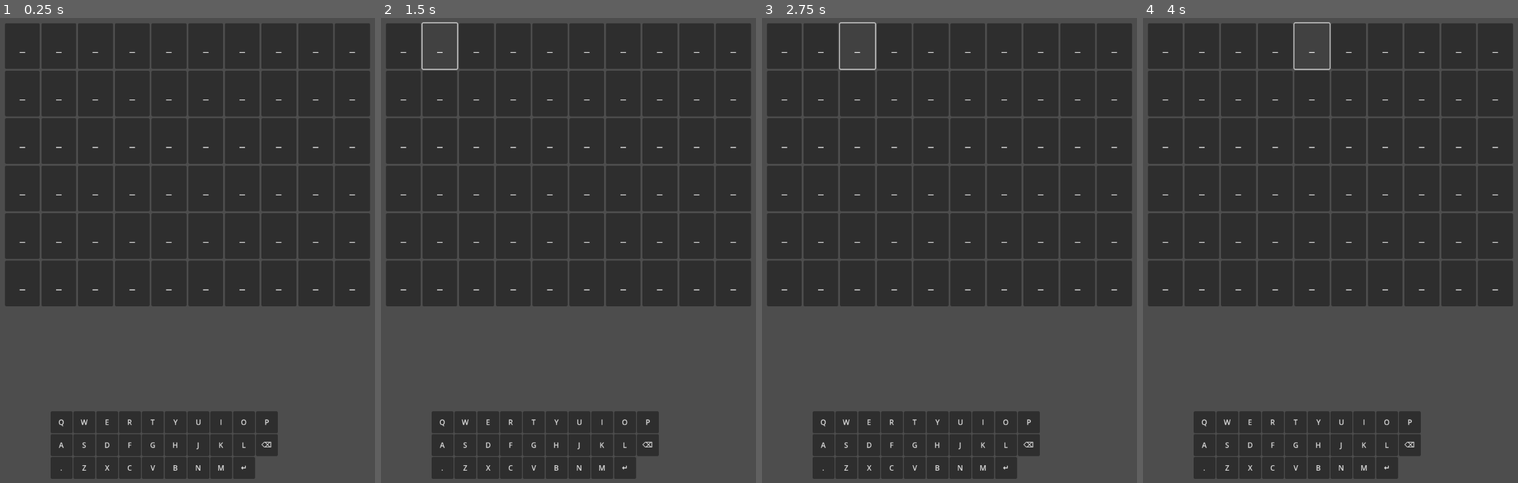
Above: before the commit, frames 1-4 (left to right).
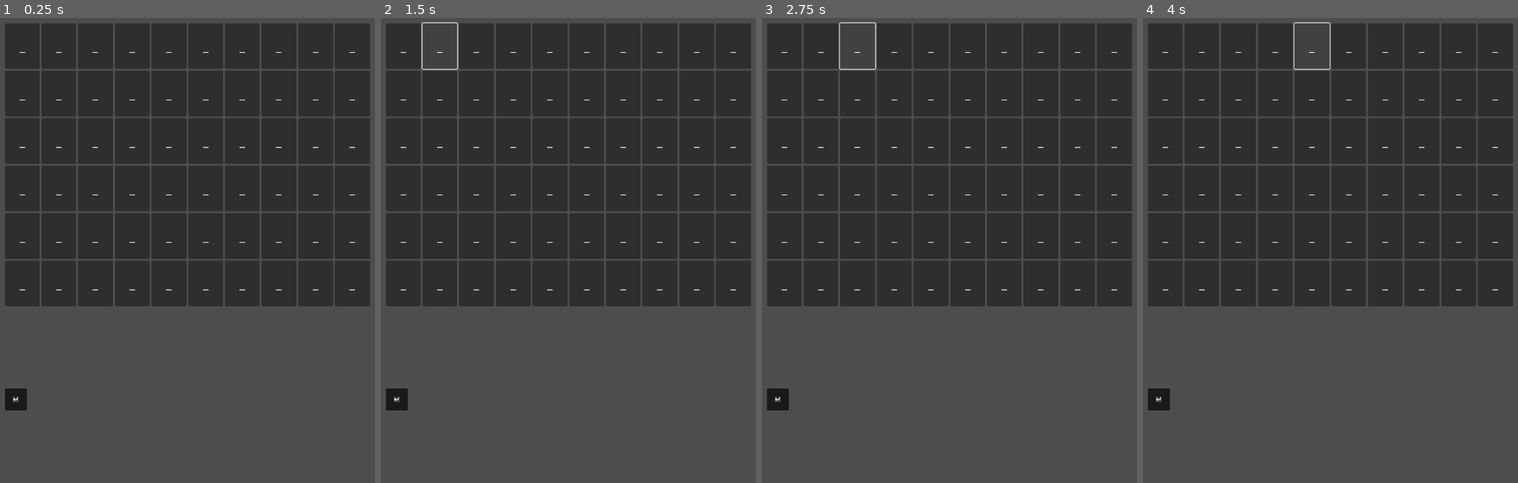
Above: after the commit, the same moments.

Repository: Pitrified/worble
Game: Godot game, scene res://game_board.tscn
Same seed, same stepped clock (60 frames per second), same inputs: the game is played once before the commit and once after it.
Inputs:
- Up to frame 1 (0.25 s): no input
- Up to frame 2 (1.5 s): click "_" at 0.5 s; click "_" at 1.25 s
- Up to frame 3 (2.75 s): click "_" at 2 s
- Up to frame 4 (4 s): click "_" at 2.75 s; click "_" at 3.5 s

The runs differ from the first frame. In frame 1, 7.8% of the frame differs, in the area x 1-75%, y 79-100%; in frame 2, 7.8%; in frame 3, 7.8%; in frame 4, 7.8%.

Commit message:
Add custom keyboard layout

Diff:
--- a/kb_button.gd
+++ b/kb_button.gd
@@ -18,15 +18,13 @@
 
 # kinda constructor
 # https://www.reddit.com/r/godot/comments/13pm5o5/instantiating_a_scene_with_constructor_parameters/
-static func new_kb_button(content: String, position_: Vector2, _on_kb_button_down: Callable) -> KbButton:
+static func new_kb_button(content: String, _on_kb_button_down: Callable) -> KbButton:
 	# var my_scene: PackedScene = load('res://kb_button.tscn')
 	var kb_btn: KbButton = my_scene.instantiate()
 	# set the button content
 	kb_btn.btn_content = content
 	# set the button text shown to the user
 	kb_btn.text = SHOW_CHARS.get(content, content)
-	# set the button position
-	kb_btn.position = position_
 	# connect the signal to the receiver method
 	kb_btn.connect('kb_button_down', _on_kb_button_down)
 	return kb_btn
--- a/keyboard.gd
+++ b/keyboard.gd
@@ -1,5 +1,5 @@
 class_name Keyboard
-extends Node
+extends Control
 
 # define the keyboard letters, organized in rows
 const KB_LETTERS = [
@@ -8,19 +8,49 @@
 	['.', 'Z', 'X', 'C', 'V', 'B', 'N', 'M', 'enter']
 ]
 
+var has_letters_board = false
+var letters_board = []
+var KB_LETTER_MARGIN = 10
+
 signal keyboard_input(content: String)
 
 func build_keyboard():
 	print('building keyboard')
-	var btn_x_start = 100
-	var position_ = Vector2(btn_x_start, 50)
 	for row in KB_LETTERS:
+		var letters_row = []
 		for letter in row:
-			var kb_btn = KbButton.new_kb_button(letter, position_, _on_kb_button_kb_button_down)
+			var kb_btn = KbButton.new_kb_button(letter, _on_kb_button_kb_button_down)
 			add_child(kb_btn)
-			position_.x += 50
-		position_.y += 50
-		position_.x = btn_x_start
+			letters_row.append(kb_btn)
+		letters_board.append(letters_row)
+	has_letters_board = true
+
+func update_keyboard():
+	print('start updating keyboard')
+	if not has_letters_board:
+		build_keyboard()
+	print('do    updating keyboard')
+	var position_ = Vector2(0, 50)
+	print('position_', position_)
+	var cur_size = get_size()
+	var width_available = cur_size.x
+	for row in letters_board:
+		var num_letters = row.size()
+		var width_available_for_letters = width_available - (num_letters - 1) * KB_LETTER_MARGIN
+		var letter_width = width_available_for_letters / num_letters
+		for letter in row:
+			letter.set_size(Vector2(letter_width, 50))
+			letter.set_position(position_)
+			position_.x += letter_width + KB_LETTER_MARGIN
+		position_.y += 50 + KB_LETTER_MARGIN
+		position_.x = 0
+	# letters_board[0][0].set_size(Vector2(50, 50))
+	# letters_board[0][0].set_position(Vector2(100, 50))
+
+# func remove_keyboard():
+# 	for letter in letters_ls:
+# 		# remove_child(letter) # is this needed?
+# 		letter.queue_free()
 
 # Called when the node enters the scene tree for the first time.
 func _ready():
@@ -29,3 +59,25 @@
 func _on_kb_button_kb_button_down(content: String):
 	print('board: Button pressed: ' + content)
 	emit_signal('keyboard_input', content)
+
+func _notification(what):
+	match what:
+		NOTIFICATION_MOUSE_ENTER:
+			pass # Mouse entered the area of this control.
+		NOTIFICATION_MOUSE_EXIT:
+			pass # Mouse exited the area of this control.
+		NOTIFICATION_FOCUS_ENTER:
+			pass # Control gained focus.
+		NOTIFICATION_FOCUS_EXIT:
+			pass # Control lost focus.
+		NOTIFICATION_THEME_CHANGED:
+			pass # Theme used to draw the control changed;
+			# update and redraw is recommended if using a theme.
+		NOTIFICATION_VISIBILITY_CHANGED:
+			pass # Control became visible/invisible;
+			# check new status with is_visible().
+		NOTIFICATION_RESIZED:
+			pass # Control changed size; check new size
+			# with get_size().
+			print('board: resized', get_size())
+			update_keyboard()
